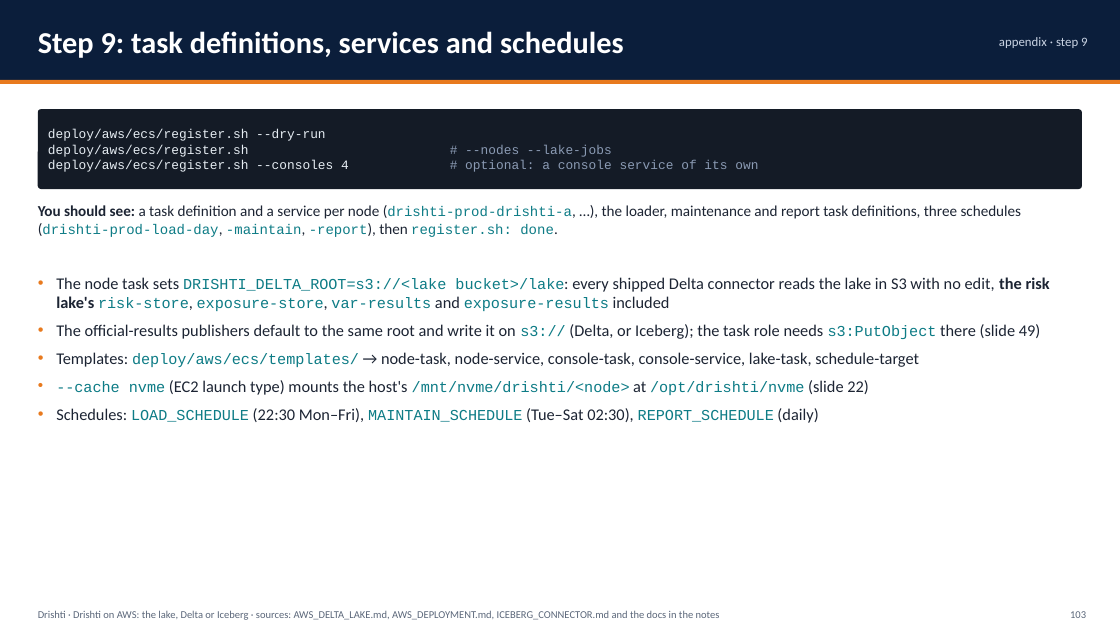
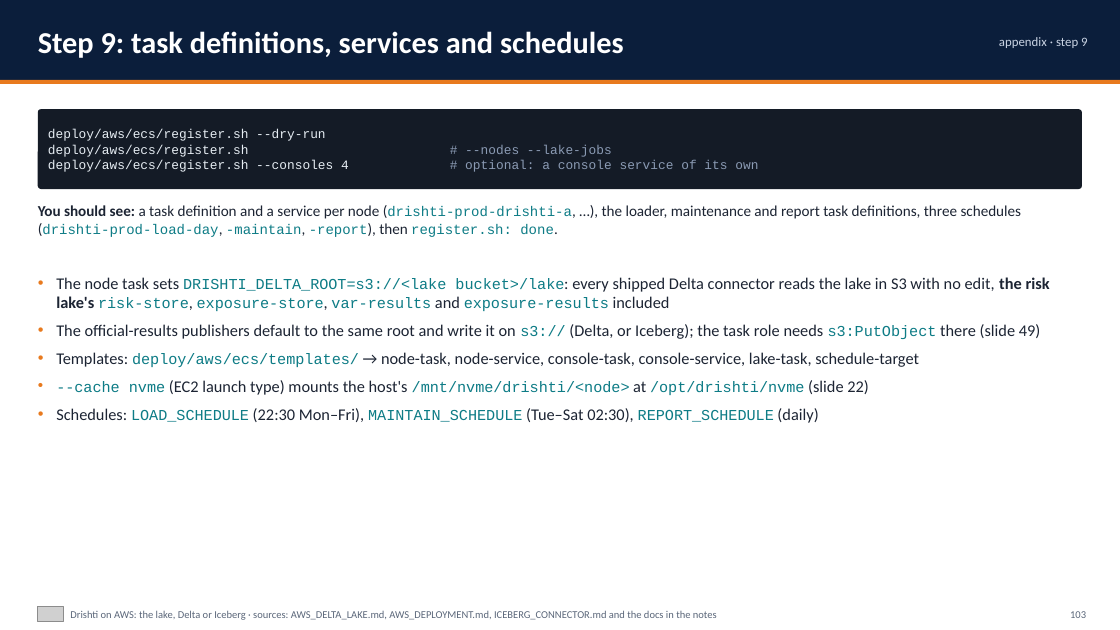
Before and after one commit to ajsinha/drishti, a slide deck: slide 103 of docs/publications/Drishti-on-AWS.pptx. Drawn at 1120x630 pixels with LibreOffice and Linux fonts; fonts in the diff are those of the drawing; grey boxes stand for pictures. Boxes give left, top, right and bottom in pixels: in the first picture for what was removed or moved away, otherwise in the second. Text is boxed around its words. In the diff, an @@ line names an element or a change of style, - is before the commit and + after.

Commit message:
Lenses on by default (risk,world,market; DRISHTI_LENSES= turns them off), docs and deploy files say so; decks carry the Drishti logo and the landing page's slogan, stale screenshots replaced; the data map's guide picture retaken

```diff
--- a/docs/publications/Drishti-on-AWS.pptx
+++ b/docs/publications/Drishti-on-AWS.pptx
@@ picture added at (x1=38, y1=607, x2=64, y2=621) @@
@@ text at (x1=70, y1=610, x2=717, y2=620): text changed @@
-Drishti · Drishti on AWS: the lake, Delta or Iceberg · sources: AWS_DELTA_LAKE.md, AWS_DEPLOYMENT.md, ICEBERG_CONNECTOR.md and the docs in the notes
+Drishti on AWS: the lake, Delta or Iceberg · sources: AWS_DELTA_LAKE.md, AWS_DEPLOYMENT.md, ICEBERG_CONNECTOR.md and the docs in the notes
```
Also in this commit, not shown: 122 other slides changed, 1 slide added, 13 other files.
